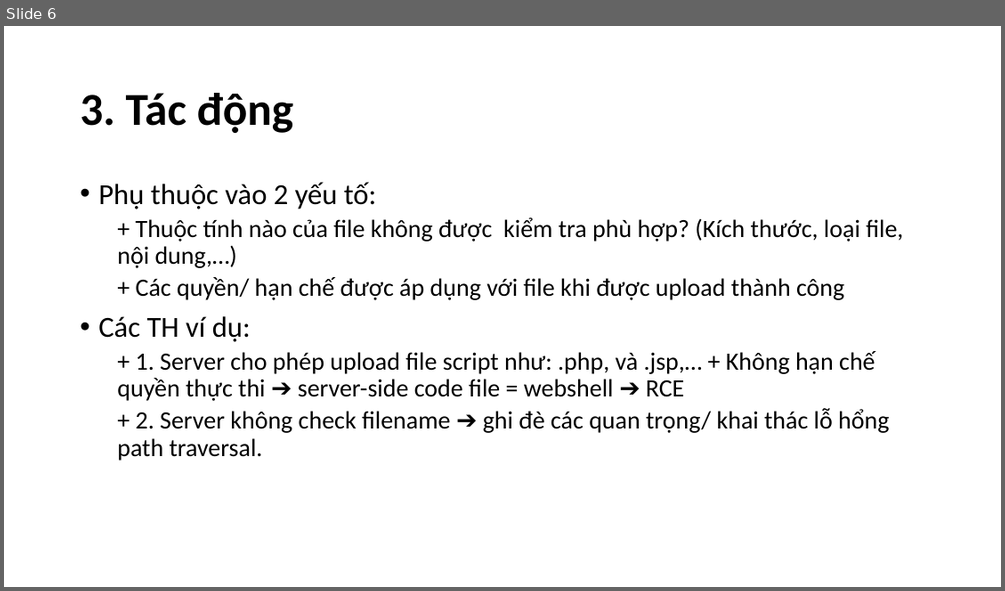
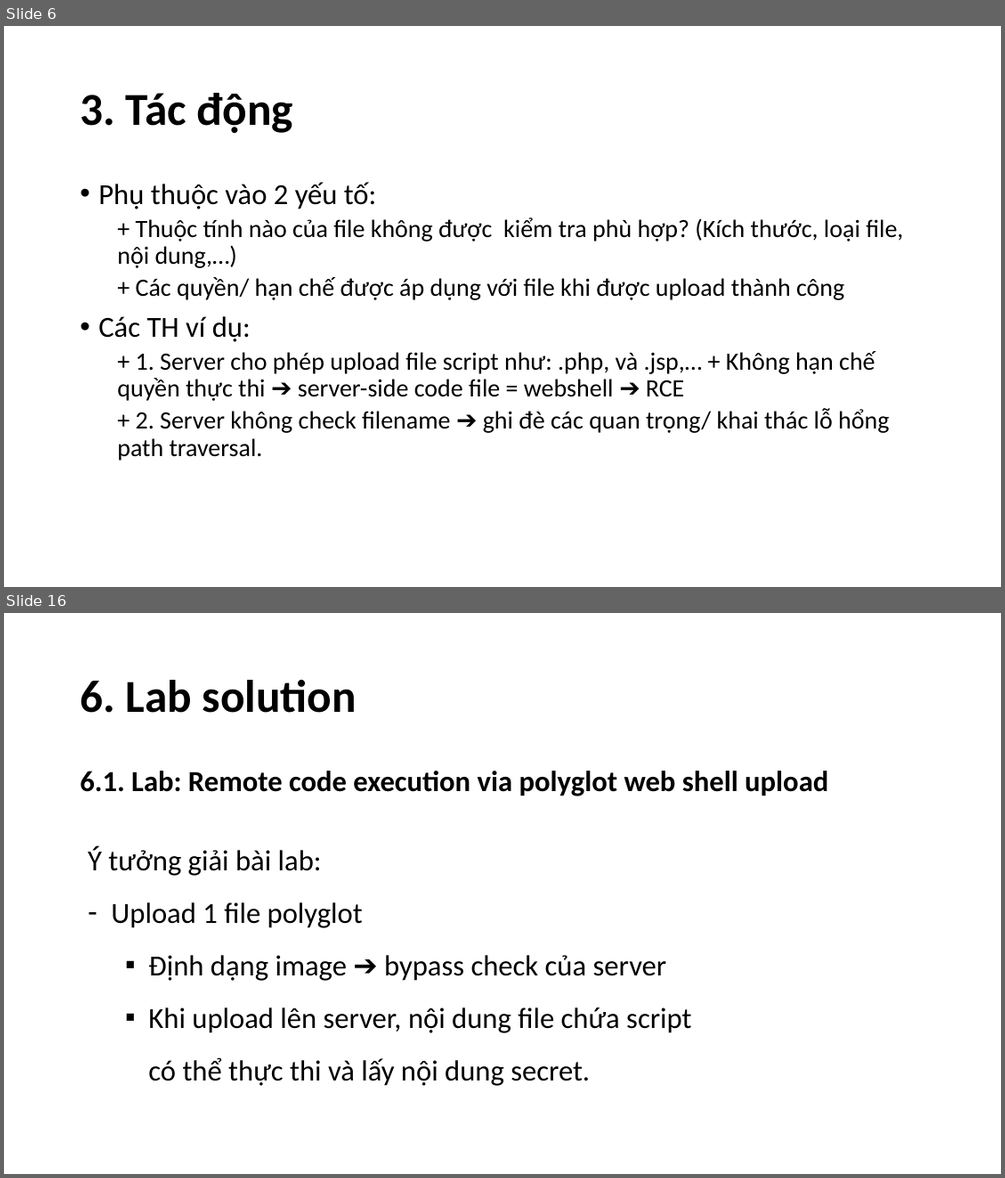
Before and after one commit to n33r9/PortSwigger_labs_note, a slide deck: week3.2.file_upload/file_upload.pptx. Shown one above the other, each under a label of ours: slide 6 before the commit, slides 6 and 16 after it; the slides between them are not shown. The pictures are 1005x591 and 1005x1178 pixels, drawn with LibreOffice and Linux fonts; fonts in the diff are those of the drawing. Boxes give left, top, right and bottom in pixels: in the first picture for what was removed or moved away, otherwise in the second. Text is boxed around its words. In the diff, an @@ line names an element or a change of style, - is before the commit and + after.

```diff
--- a/week3.2.file_upload/file_upload.pptx
+++ b/week3.2.file_upload/file_upload.pptx
@@ slide 16 added at (x1=4, y1=613, x2=1001, y2=1174), background #FFFFFF @@
@@ title added at (x1=80, y1=680, x2=356, y2=713), 44 pt, text #000000, bold @@
+6. Lab solution
@@ text added at (x1=80, y1=771, x2=828, y2=796), 28 pt, text #000000, bold @@
+6.1. Lab: Remote code execution via polyglot web shell upload
@@ text added at (x1=88, y1=847, x2=691, y2=1086), 28 pt, text #000000 @@
+Ý tưởng giải bài lab:
+– Upload 1 file polyglot
+  ▪ Định dạng image ➔ bypass check của server
+  ▪ Khi upload lên server, nội dung file chứa script có thể thực thi và lấy nội dung secret.
```
Also in this commit, not shown: 5 slides changed, 13 other slides added.
